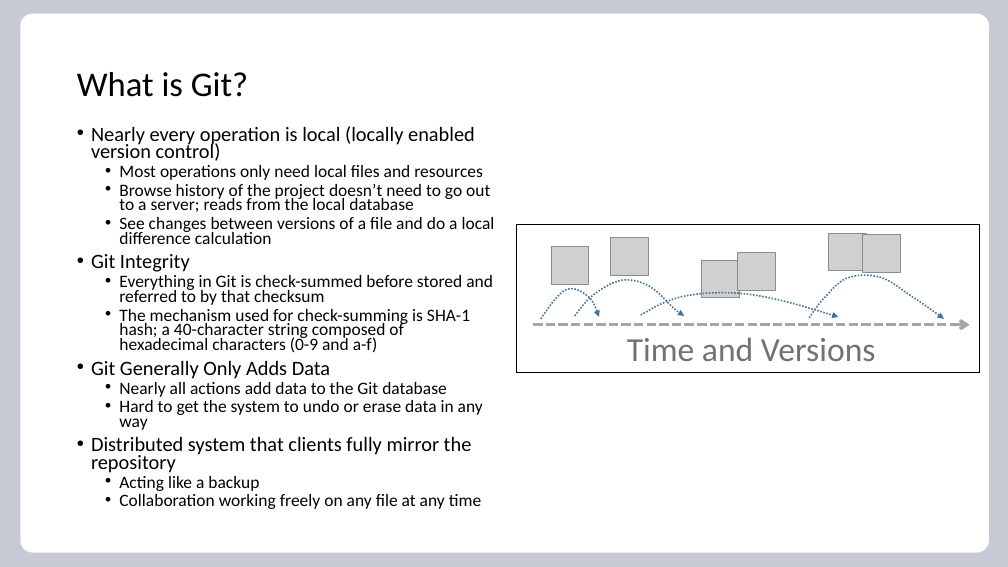
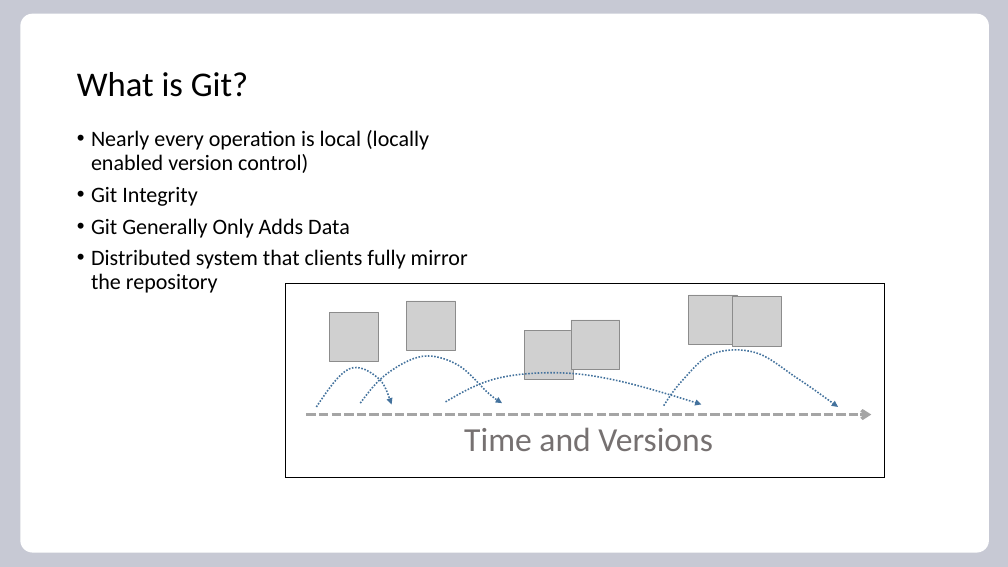
Before and after one commit to jeffsuperglide/CAVI-Script-Training, a slide deck: slide 7 of CWMS-git-training/git.pptx. Drawn at 1008x567 pixels with LibreOffice and Linux fonts; fonts in the diff are those of the drawing; grey boxes stand for pictures; background and template pictures are left out. Boxes give left, top, right and bottom in pixels: in the first picture for what was removed or moved away, otherwise in the second. Text is boxed around its words. In the diff, an @@ line names an element or a change of style, - is before the commit and + after.

```diff
--- a/CWMS-git-training/git.pptx
+++ b/CWMS-git-training/git.pptx
@@ text "Nearly every operation is local ..." at bbox=[91, 130, 468, 293]: size 19.4 to 21 pt; line spacing 0.7 to 0.9 @@
@@ text at bbox=[119, 165, 495, 244]: paragraphs removed @@
-  • Most operations only need local files and resources
-  • Browse history of the project doesn’t need to go out to a server; reads from the local database
-  • See changes between versions of a file and do a local difference calculation
@@ text at bbox=[119, 275, 493, 353]: paragraphs removed @@
-  • Everything in Git is check-summed before stored and referred to by that checksum
-  • The mechanism used for check-summing is SHA-1 hash; a 40-character string composed of hexadecimal characters (0-9 and a-f)
@@ rectangle: place and size @@
-rectangle at bbox=[516, 225, 980, 374]
+rectangle at bbox=[285, 284, 885, 478]
@@ picture: place and size @@
-picture at bbox=[829, 233, 867, 271]
+picture at bbox=[689, 295, 738, 344]
@@ picture: place and size @@
-picture at bbox=[863, 234, 901, 272]
+picture at bbox=[733, 296, 782, 346]
@@ picture: place and size @@
-picture at bbox=[551, 247, 589, 284]
+picture at bbox=[330, 312, 379, 361]
@@ picture: place and size @@
-picture at bbox=[611, 237, 649, 275]
+picture at bbox=[407, 301, 456, 350]
@@ picture: place and size @@
-picture at bbox=[738, 253, 776, 290]
+picture at bbox=[571, 320, 620, 369]
@@ freeform shape: place and size @@
-freeform shape at bbox=[575, 280, 684, 316]
+freeform shape at bbox=[361, 356, 502, 403]
@@ picture: place and size @@
-picture at bbox=[702, 260, 740, 298]
+picture at bbox=[525, 330, 574, 380]
@@ freeform shape: place and size @@
-freeform shape at bbox=[810, 275, 944, 319]
+freeform shape at bbox=[664, 350, 839, 408]
@@ text at bbox=[119, 382, 483, 430]: paragraphs removed @@
-  • Nearly all actions add data to the Git database
-  • Hard to get the system to undo or erase data in any way
@@ freeform shape: place and size @@
-freeform shape at bbox=[541, 289, 599, 319]
+freeform shape at bbox=[317, 368, 392, 407]
@@ freeform shape: place and size @@
-freeform shape at bbox=[640, 293, 839, 317]
+freeform shape at bbox=[445, 373, 701, 405]
@@ text "Time and Versions": place and size @@
-text "Time and Versions" at bbox=[627, 337, 876, 361]
+text "Time and Versions" at bbox=[464, 427, 713, 451]
@@ arrow moved from (533, 324) - (970, 324) to (306, 414) - (872, 414) @@
@@ text at bbox=[119, 476, 481, 509]: paragraphs removed @@
-  • Acting like a backup
-  • Collaboration working freely on any file at any time
```
Also in this commit, not shown: 3 other slides changed, 8 slides added, 1 slide removed, 1 other file.
